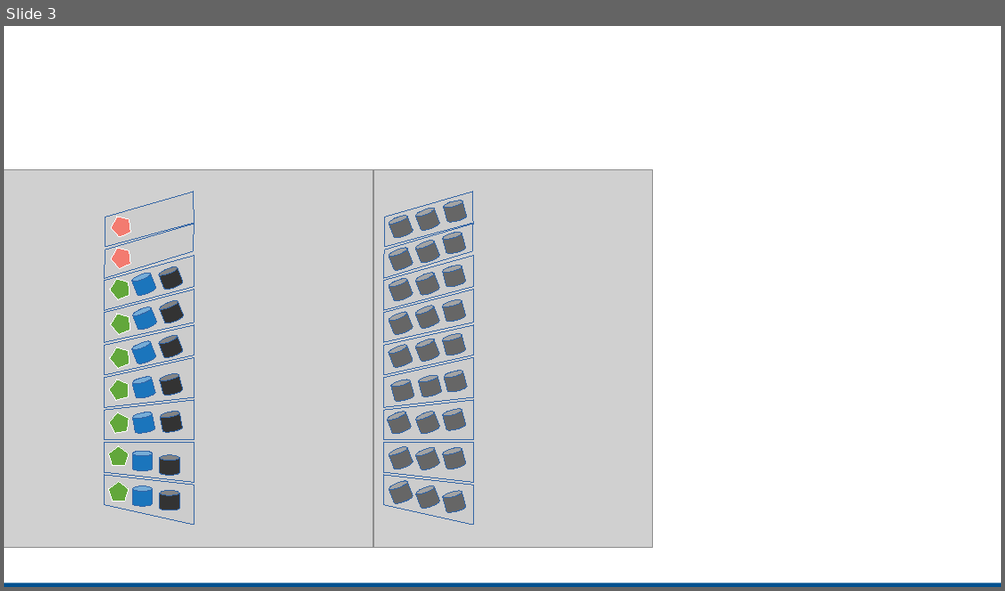
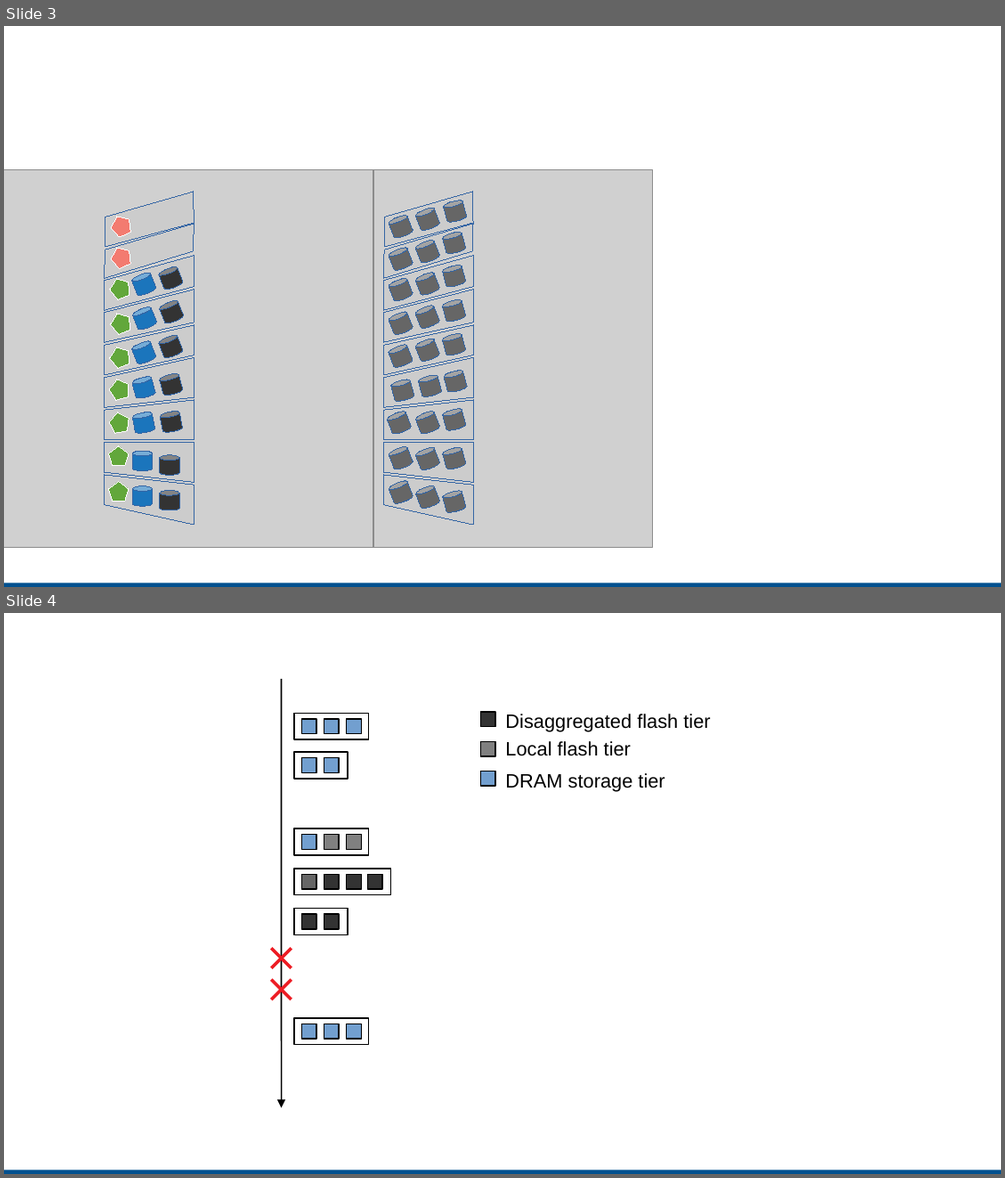
Before and after one commit to patrickstuedi/incubator-crail-website, a slide deck: site/_plots/blog/deployment/figures.odp. Shown one above the other, each under a label of ours: slide 3 before the commit, slides 3 and 4 after it. The pictures are 1005x591 and 1005x1178 pixels, drawn with LibreOffice and Linux fonts; fonts in the diff are those of the drawing; grey boxes stand for pictures. Boxes give left, top, right and bottom in pixels: in the first picture for what was removed or moved away, otherwise in the second. Text is boxed around its words. In the diff, an @@ line names an element or a change of style, - is before the commit and + after.

```diff
--- a/site/_plots/blog/deployment/figures.odp
+++ b/site/_plots/blog/deployment/figures.odp
@@ slide 4 added at [4,613,1001,1174], background #FFFFFF; not listed: 1 template element that a slide beside it also shows @@
@@ arrow added from (281, 679) to (281, 1108), #000000 0.99 pt @@
@@ rectangle added at [294,713,369,739], outline #000000 0.99 pt @@
@@ rectangle added at [302,719,317,734], fill #729FCF, outline #000000 0.99 pt @@
@@ rectangle added at [324,719,339,734], fill #729FCF, outline #000000 0.99 pt @@
@@ rectangle added at [346,719,361,734], fill #729FCF, outline #000000 0.99 pt @@
@@ group added at [480,712,710,791]: 3 texts, 3 rectangles @@
+DRAM storage tier
+Local flash tier
+Disaggregated flash tier
@@ rectangle added at [294,752,347,779], outline #000000 0.99 pt @@
@@ rectangle added at [302,757,317,772], fill #729FCF, outline #000000 0.99 pt @@
@@ rectangle added at [324,757,339,772], fill #729FCF, outline #000000 0.99 pt @@
@@ rectangle added at [294,828,369,855], outline #000000 0.99 pt @@
@@ rectangle added at [302,835,317,849], fill #729FCF, outline #000000 0.99 pt @@
@@ rectangle added at [324,835,339,849], fill #808080, outline #000000 0.99 pt @@
@@ rectangle added at [346,835,361,849], fill #808080, outline #000000 0.99 pt @@
@@ rectangle added at [294,868,391,895], outline #000000 0.99 pt @@
@@ rectangle added at [302,874,317,889], fill #666666, outline #000000 0.99 pt @@
@@ rectangle added at [324,874,339,889], fill #333333, outline #000000 0.99 pt @@
@@ rectangle added at [346,874,361,889], fill #333333, outline #000000 0.99 pt @@
@@ rectangle added at [368,874,383,889], fill #333333, outline #000000 0.99 pt @@
@@ rectangle added at [294,908,347,935], outline #000000 0.99 pt @@
@@ rectangle added at [302,914,317,929], fill #333333, outline #000000 0.99 pt @@
@@ rectangle added at [324,914,339,929], fill #333333, outline #000000 0.99 pt @@
@@ line added from (291, 948) to (271, 968), #ED1C24 2.3 pt @@
@@ line added from (271, 948) to (291, 968), #ED1C24 2.3 pt @@
@@ line added from (291, 980) to (271, 1000), #ED1C24 2.3 pt @@
@@ line added from (271, 980) to (291, 1000), #ED1C24 2.3 pt @@
@@ rectangle added at [294,1018,369,1045], outline #000000 0.99 pt @@
@@ rectangle added at [302,1023,317,1038], fill #729FCF, outline #000000 0.99 pt @@
@@ rectangle added at [324,1023,339,1038], fill #729FCF, outline #000000 0.99 pt @@
@@ rectangle added at [346,1023,361,1038], fill #729FCF, outline #000000 0.99 pt @@
```
Also in this commit, not shown: 3 other slides added, 2 other files.
